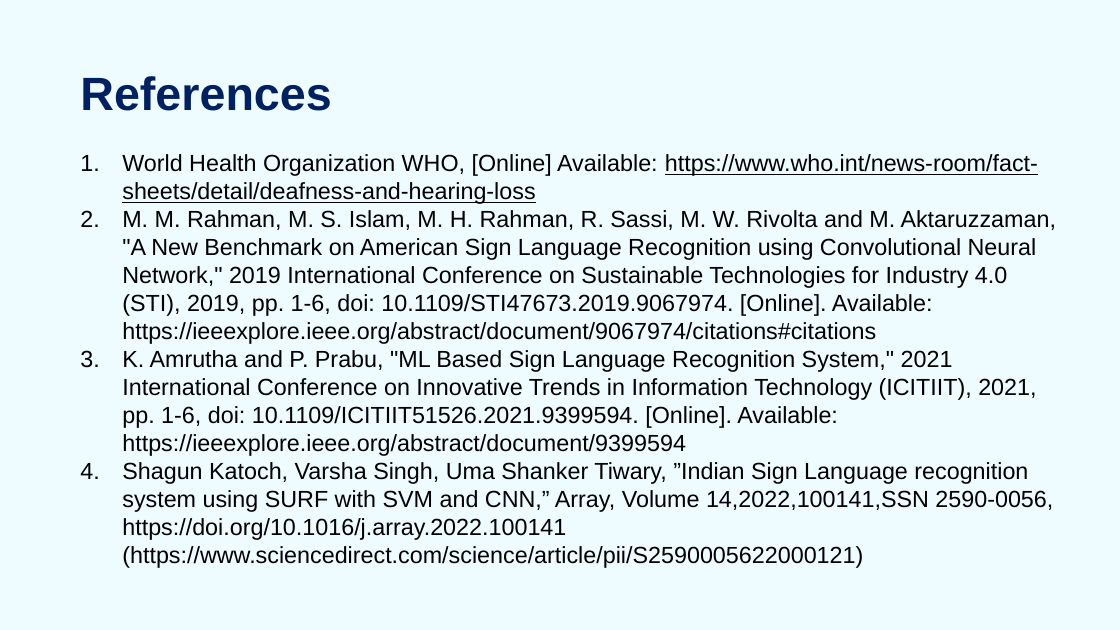
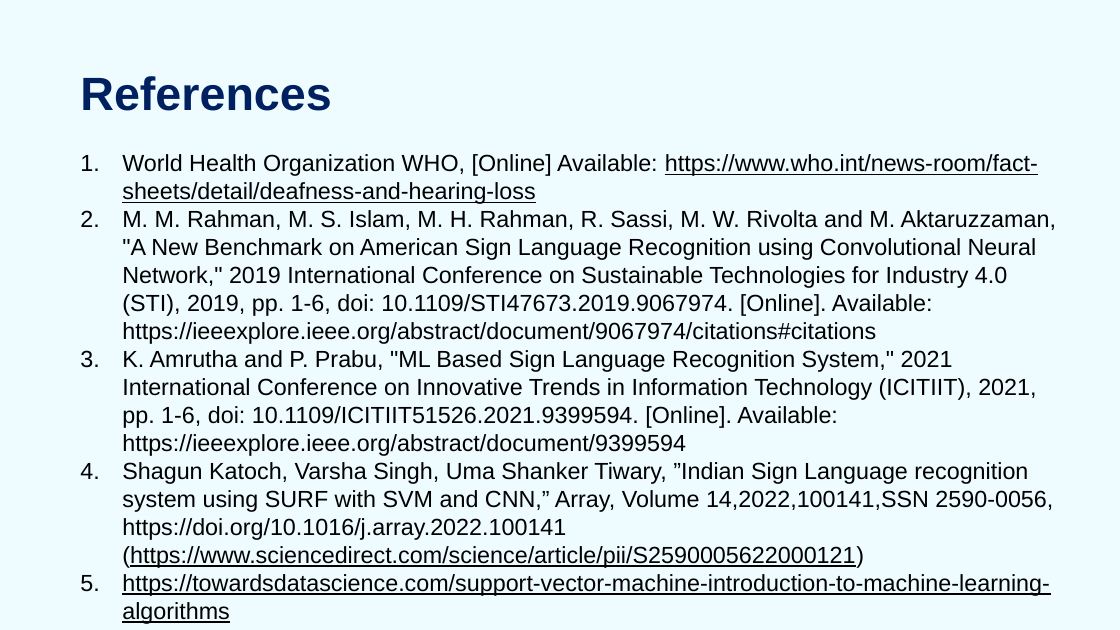
Before and after one commit to Sasank09/CS5710_13469, a slide deck: slide 17 of Sign Language for Alphabets/SLRS_PPT.pptx (slide 12 before the commit). Drawn at 1120x630 pixels with LibreOffice and Linux fonts; fonts in the diff are those of the drawing. Boxes give left, top, right and bottom in pixels: in the first picture for what was removed or moved away, otherwise in the second. Text is boxed around its words. In the diff, an @@ line names an element or a change of style, - is before the commit and + after.

```diff
--- a/Sign Language for Alphabets/SLRS_PPT.pptx
+++ b/Sign Language for Alphabets/SLRS_PPT.pptx
@@ text at (122, 462, 1053, 568): underline on in "(https://www.sciencedirect.com/science/article/pii/S25900056 ..." @@
@@ text at (122, 574, 1050, 624): paragraph added @@
+5. https://towardsdatascience.com/support-vector-machine-introduction-to-machine-learning-algorithms
```
Also in this commit, not shown: 5 other slides changed, 6 slides added, 1 slide removed.
